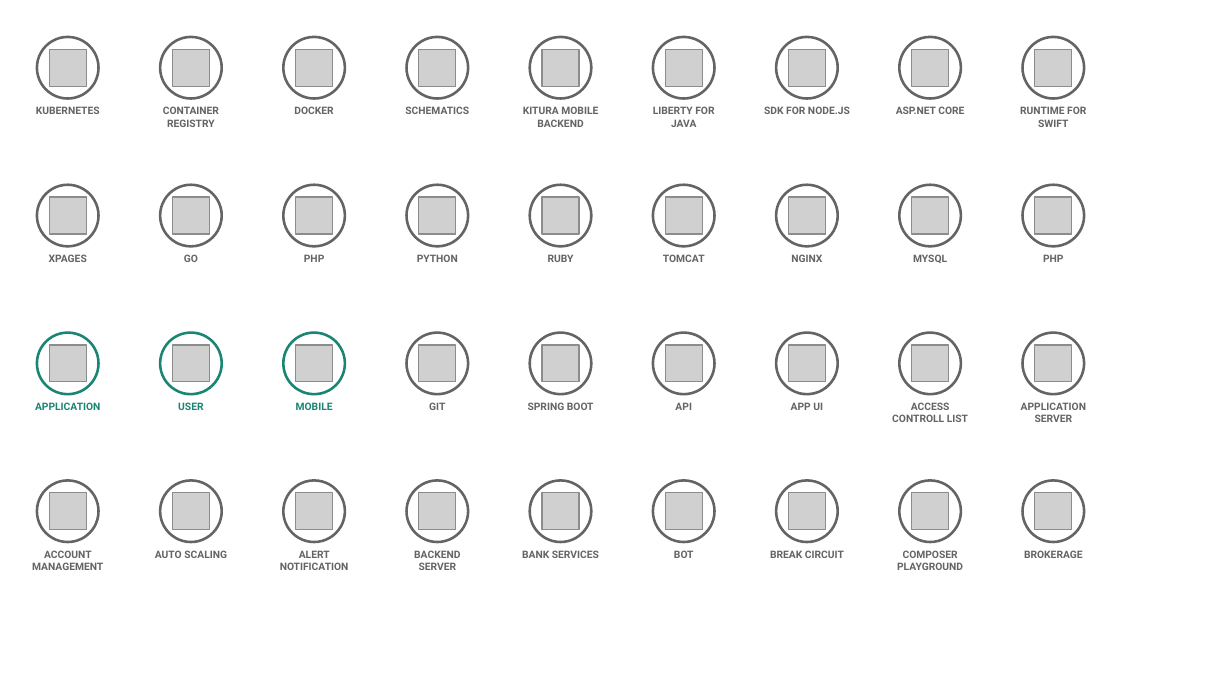
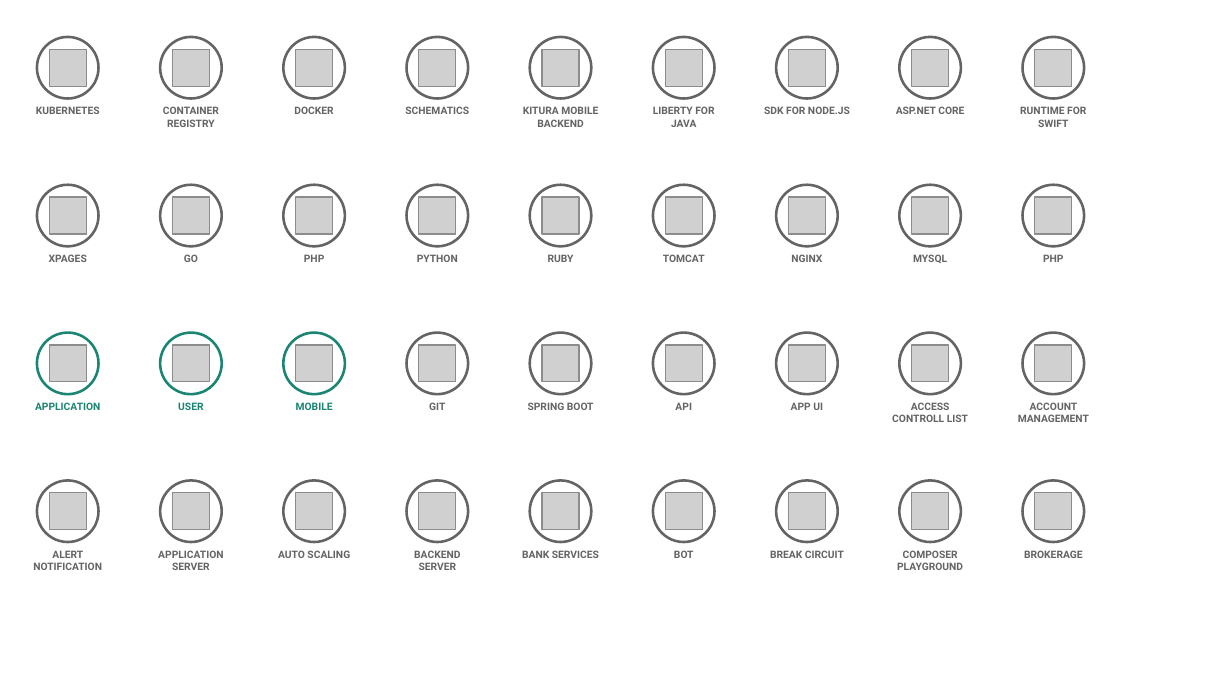
Before and after one commit to l2fprod/myarchitecture, a slide deck: slide 10 of mycatalog-architecture-diagram-template.pptx. Drawn at 1232x693 pixels with LibreOffice and Linux fonts; fonts in the diff are those of the drawing; grey boxes stand for pictures. Boxes give left, top, right and bottom in pixels: in the first picture for what was removed or moved away, otherwise in the second. Text is boxed around its words. In the diff, an @@ line names an element or a change of style, - is before the commit and + after.

```diff
--- a/mycatalog-architecture-diagram-template.pptx
+++ b/mycatalog-architecture-diagram-template.pptx
@@ text at (x1=1018, y1=402, x2=1089, y2=422): text changed @@
-APPLICATION SERVER
+ACCOUNT MANAGEMENT
@@ text at (x1=33, y1=550, x2=102, y2=570): text changed @@
-ACCOUNT MANAGEMENT
+ALERT NOTIFICATION
@@ text added at (x1=158, y1=550, x2=223, y2=570), 6 pt, text #646365, bold @@
+APPLICATION SERVER
@@ text "AUTO SCALING" moved from (x1=155, y1=550, x2=227, y2=558) to (x1=278, y1=550, x2=350, y2=558) @@
@@ text removed at (x1=280, y1=550, x2=349, y2=570) @@
-ALERT NOTIFICATION
```
Also in this commit, not shown: 11 other slides changed, 1 slide added, 1 slide removed.
